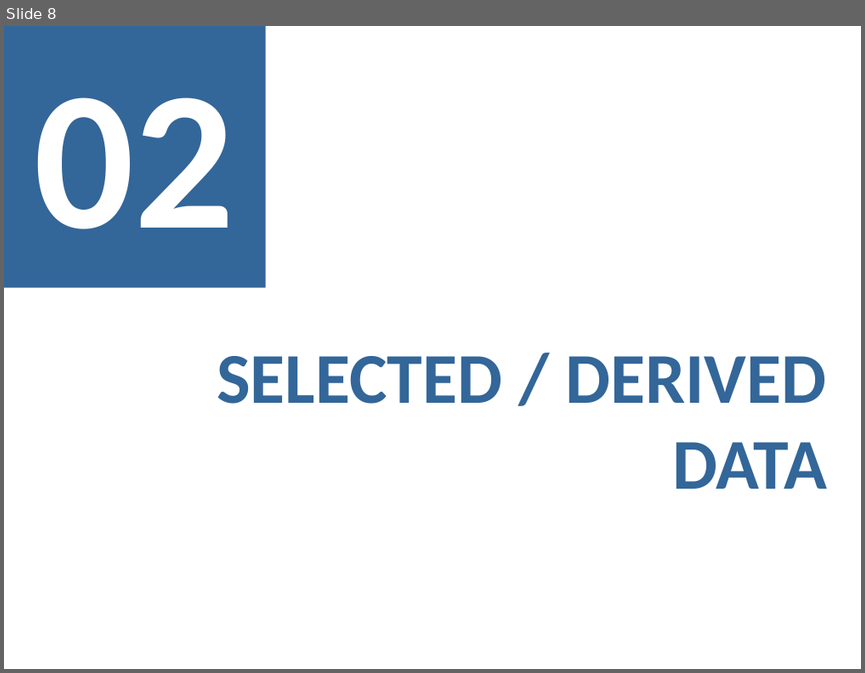
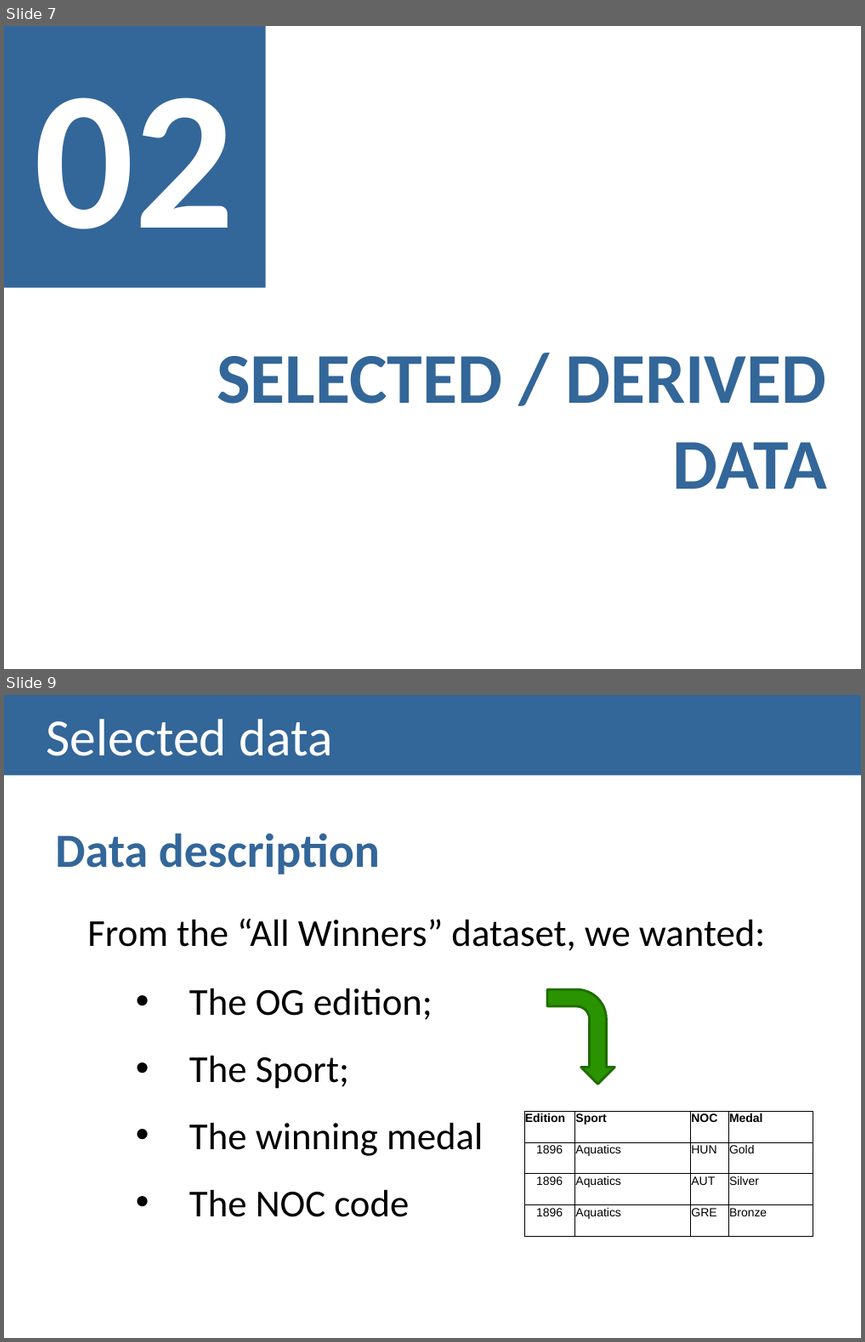
Before and after one commit to carboned4/V_I_2015_1, a slide deck: checkpoint2/G01A - Checkpoint2 Presentation.pptx. Shown one above the other, each under a label of ours: slide 8 before the commit, slides 7 and 9 after it; the slides between them are not shown. The pictures are 865x673 and 865x1342 pixels, drawn with LibreOffice and Linux fonts; fonts in the diff are those of the drawing. Boxes give left, top, right and bottom in pixels: in the first picture for what was removed or moved away, otherwise in the second. Text is boxed around its words. In the diff, an @@ line names an element or a change of style, - is before the commit and + after.

```diff
--- a/checkpoint2/G01A - Checkpoint2 Presentation.pptx
+++ b/checkpoint2/G01A - Checkpoint2 Presentation.pptx
@@ slide 9 added at box(4, 695, 861, 1338), background #FFFFFF @@
@@ title added at box(4, 695, 861, 776), fill #336699, 44 pt, text #FFFFFF @@
+Selected data
@@ text added at box(55, 833, 765, 1217), 32 pt, text #000000 @@
+Data description
+  From the “All Winners” dataset, we wanted:
+      • The OG edition;
+      • The Sport;
+      • The winning medal
+      • The NOC code
@@ bent arrow added at box(547, 989, 614, 1083), fill #2A9300, outline #1F6D00 2 pt @@
@@ table added at box(524, 1111, 813, 1236), 4 rows, 4 columns @@
+Edition | Sport | NOC | Medal
+1896 | Aquatics | HUN | Gold
+1896 | Aquatics | AUT | Silver
+1896 | Aquatics | GRE | Bronze
@@ what was slide 8 is now slide 7 @@
```
Also in this commit, not shown: 5 slides changed, 1 other slide added, 1 other file.
